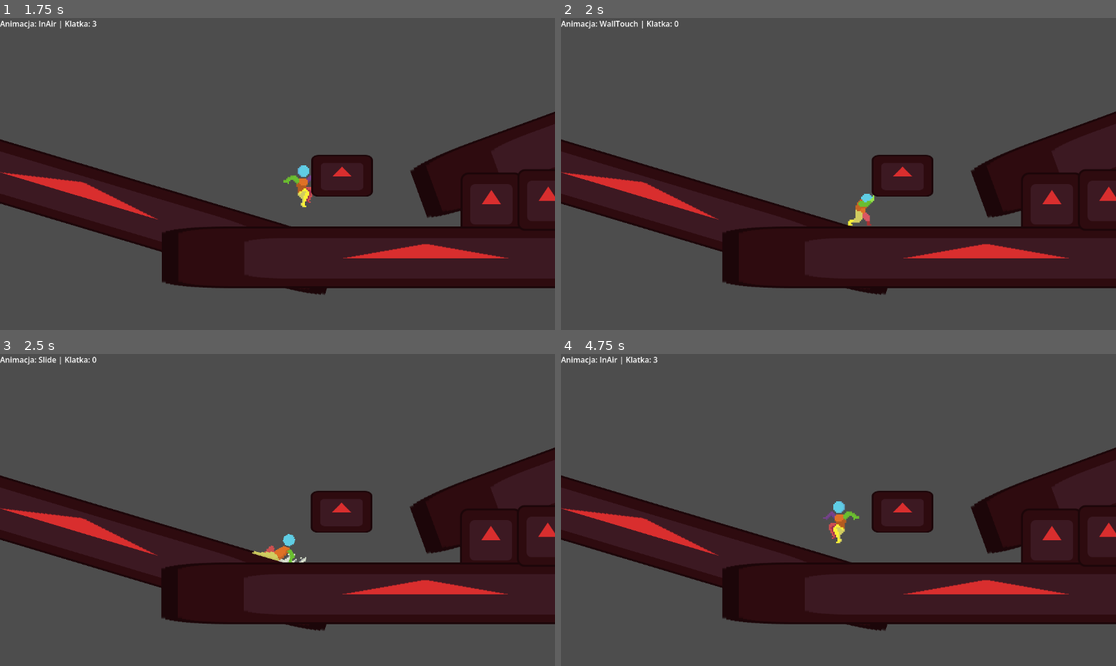
Above: before the commit, frames 1-4 (two rows, left to right).
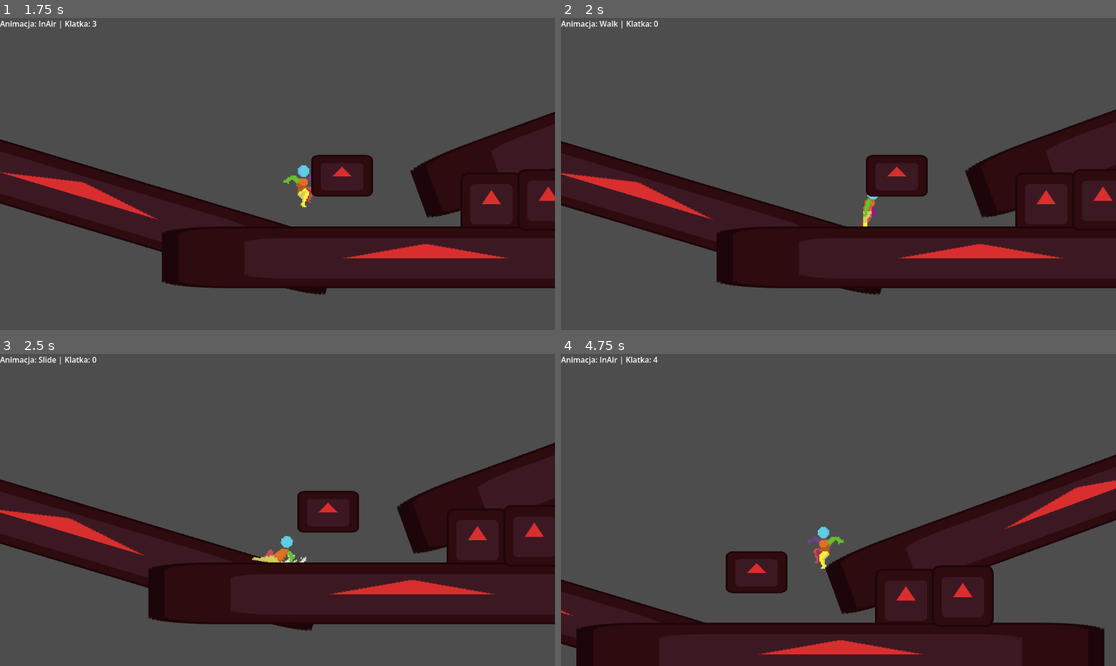
Above: after the commit, the same moments.

Repository: TatusFilipek/GodotTryEndError
Game: Godot game, scene res://scenes/main.tscn
The game is run twice, just before and just after one commit, with the same random seed, the same clock (stepped at 60 frames per second) and the same inputs. The engine's default icon, where the game draws it, is replaced by a stand-in: a white triangle on a blue panel in a dark square.
Inputs (mouse positions are in pixels of both pictures, inside the frame that each line leads up to):
- Up to frame 1 (1.75 s): move the mouse to (399, 158) at 0.52 s; hold Ctrl (crouch) 0.53-1.28 s; hold D (moveRight) from 0.53 s (still down); tap Space (jump) at 0.77, 1.52 s; tap Alt (sprint) at 0.8, 1.35 s; move the mouse to (166, 189) at 1.27 s; tap Ctrl (crouch) at 1.55 s
- Up to frame 2 (2 s): keep holding D (moveRight)
- Up to frame 3 (2.5 s): move the mouse to (333, 441) at 2.02 s; release D (moveRight) at 2.03 s; hold A (moveLeft) from 2.03 s (still down); hold Ctrl (crouch) from 2.03 s (still down); tap Alt (sprint) at 2.3 s
- Up to frame 4 (4.75 s): move the mouse to (810, 572) at 2.77 s; release A (moveLeft) at 2.78 s; release Ctrl (crouch) at 2.78 s; hold D (moveRight) 2.78-4.28 s; tap Q (dash) at 2.85 s; tap Space (jump) at 3.02, 3.77, 4.52 s; tap Ctrl (crouch) at 3.05, 4.55 s; move the mouse to (1005, 556) at 3.52 s; hold Right mouse button (feint) 3.53-4.28 s; tap Alt (sprint) at 3.8 s; move the mouse to (672, 463) at 4.27 s; hold A (moveLeft) from 4.28 s (still down); click (672, 463) at 4.35 s

Frame 1 is identical in both runs. In frame 2, 2.7% of the frame differs, in the area x 0-100%, y 0-89%; in frame 3, 4.9%; in frame 4, 38%, in the area x 0-100%, y 0-100%.

Commit message:
zmienianie rozmiaru collidera podczas kucania, wystapil blad, stany chodzenia po ziemi nie aktywuja funkcji exit()

Diff:
--- a/scripts/crouch.gd
+++ b/scripts/crouch.gd
@@ -4,6 +4,8 @@
 func enter() -> void:
 	super.enter()
 	#resize collider
+	core.Collider.shape.set("height", 66)
+	core.Collider.position.y = 15
 	pass
 
 func exit() -> void:
@@ -14,9 +16,13 @@
 	super.physics_update(_delta)
 	if not isActive:
 		#resize collider
+		core.Collider.shape.set("height", 96)
+		core.Collider.position.y = 0
 		return
 	pass
 
 func changeState(_name) -> void:
 	#resize collider
+	core.Collider.shape.set("height", 96)
+	core.Collider.position.y = 0
 	machine.change_state(_name)
--- a/scripts/crouchWalk.gd
+++ b/scripts/crouchWalk.gd
@@ -15,12 +15,12 @@
 	if not core.dashing:
 		core.velocity.x = core.MovementDirection() * core.MovementSpeed * core.crouchMovementMult * core.ALLMOVEMENTVARIABLE * _delta
 
+	if core.MovementDirection() == 0:
+		machine.change_state("CrouchIdle")
+		return
+
 	if Input.is_action_pressed("sprint"):
 		changeState("Run")
-		return
-
-	if core.MovementDirection() == 0:
-		machine.change_state("CrouchIdle")
 		return
 
 	if not Input.is_action_pressed("crouch"):
